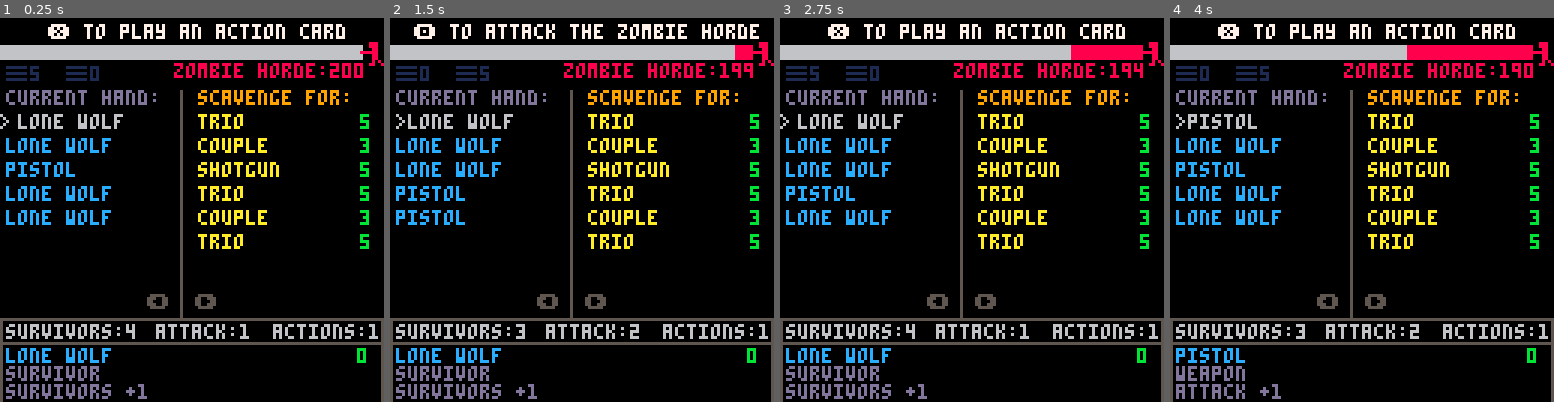
Above: before the commit, frames 1-4 (left to right).
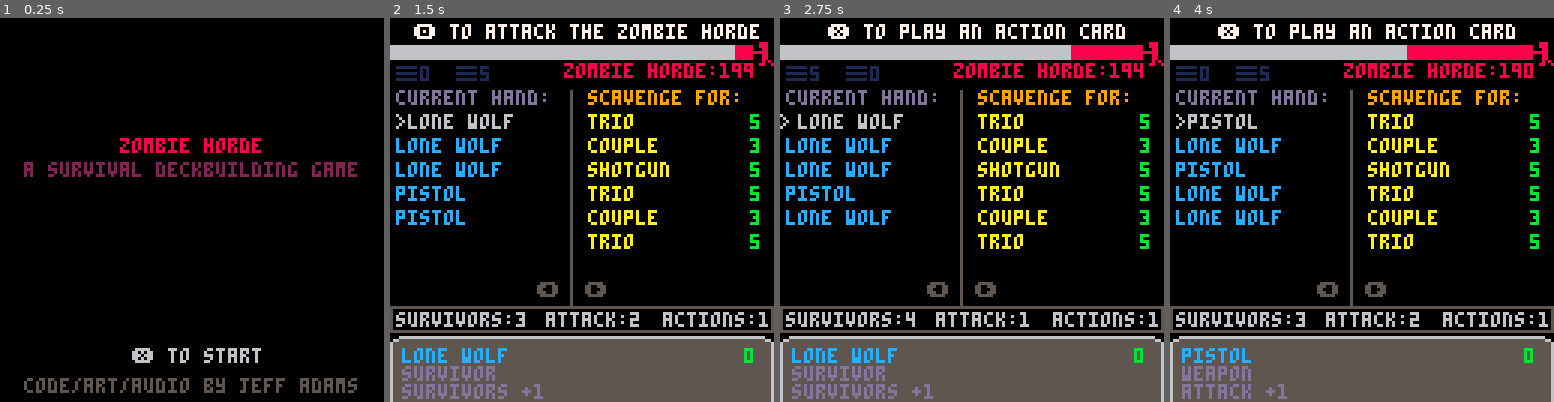
Above: after the commit, the same moments.

Repository: jeff-adams/pico8
Game: PICO-8 cartridge dev/zombie.p8
The game is run twice, just before and just after one commit, with the same random seed, the same clock (stepped at 60 frames per second) and the same inputs.
Inputs:
- Up to frame 1 (0.25 s): no input
- Up to frame 2 (1.5 s): tap X (X key) at 0.33, 1.07 s; tap O (Z key) at 0.7 s
- Up to frame 3 (2.75 s): hold Right 1.6-2.1 s; tap O (Z key) at 1.7, 2.1, 2.5 s; tap X (X key) at 1.85 s; hold Up 2.15-2.42 s; hold Right from 2.47 s (still down)
- Up to frame 4 (4 s): tap O (Z key) at 2.9, 3.3, 3.7 s; tap X (X key) at 2.97 s; release Right at 3.03 s; hold Left 3.08-3.58 s; hold Down 3.63-3.97 s

The runs differ from the first frame. In frame 1, 21% of the frame differs, in the area x 0-100%, y 1-100%; in frame 2, 20%; in frame 3, 20%; in frame 4, 20%.

Commit message:
Add menu to zombie

Diff:
--- a/dev/zombie.p8
+++ b/dev/zombie.p8
@@ -2,11 +2,11 @@
 version 29
 __lua__
 --zombie horde
---by atomicxistence
+--by jeff adams
 
 --todo
+--improve ui
 --balance scavenge
---work on action cards
 --menu
 --sfx/music
 --graphics
@@ -15,8 +15,8 @@
 	globals()
 	init_scavenge()
 	init_player()
-	update_state=update_game
-	draw_state=draw_game
+	update_state=update_menu
+	draw_state=draw_menu
 end
 
 function _update()
@@ -203,6 +203,10 @@
 function attack_horde()
 	horde-=atk
 end
+
+function printc(_text,_y,_c)
+	print(_text,(128-#_text/2*8)/2,_y,_c)
+end
 -->8
 --actions
 
@@ -245,10 +249,11 @@
 	for c in all(hand) do
 		add(discard,c)
 	end
+	hand={}
 	for c in all(actioned) do
 		add(discard,c)
 	end
-	hand={}
+	actioned={}
 end
 
 function discard_card()
@@ -269,12 +274,12 @@
 end
 
 function play_card(_card)
+	del(hand,hand[current.sel])
 	acts-=1
 	for _c in all(_card.actions) do
 		_c.action(_c.val)
 	end
 	add(actioned,_card)
-	del(hand,_card)
 end
 
 function scavenge_card(_card)
@@ -377,6 +382,13 @@
 		draw_state=game_over_draw
 	end
 end
+
+function update_menu()
+	if btnp(❎) then
+		update_state=update_game
+		draw_state=draw_game
+	end
+end
 -->8
 --draw
 
@@ -394,15 +406,21 @@
 end
 
 function draw_outlines()
-	line(60,24,60,100,5)
-	rect(0,108,127,128,5)
-	rect(0,100,127,108,5)
+	line(60,24,60,96,5)
+	rect(0,96,127,104,5)
+
+	line(8,106,120,106,6)
+	line(0,114,0,127,6)
+	line(127,114,127,127,6)
+	rectfill(1,107,126,127,5)
+	spr(16,0,106)
+	spr(17,120,106)
 end
 
 function draw_stats()
-	print("survivors:"..surv,2,102,6)
-	print("attack:"..atk,52,102,6)
-	print("actions:"..acts,91,102,6)
+	print("survivors:"..surv,2,98,6)
+	print("attack:"..atk,52,98,6)
+	print("actions:"..acts,91,98,6)
 end
 
 function draw_hand()
@@ -454,18 +472,18 @@
 	local _card=current.card
 	local _col1=current.cards==hand and 13 or 9
 	local _col2=current.cards==hand and 12 or 10
-	print(_card.title,2,110,_col2)
-	print(_card.ctype,2,116,_col1)
+	print(_card.title,4,110,_col2)
+	print(_card.ctype,4,116,_col1)
 	if _card.dmg != nil then
-		print("attack +".._card.dmg,2,122,_col1)
+		print("attack +".._card.dmg,4,122,_col1)
 	end
 	if _card.val != nil then
-		print("survivors +".._card.val,2,122,_col1)
+		print("survivors +".._card.val,4,122,_col1)
 	end
 	if _card.desc != nil then
-		print(_card.desc,2,122,_col1)
-	end
-	print(_card.cost,119,110,11)
+		print(_card.desc,4,122,_col1)
+	end
+	print(_card.cost,118,110,11)
 end
 
 function draw_message()
@@ -473,7 +491,7 @@
 		local _x=(128-(#message/2*8))/2
 		print(message,_x,2,7)
 	end
-	print("⬅️  ➡️",49,92,5)
+	print("⬅️  ➡️",49,88,5)
 end
 
 function game_over_draw()
@@ -502,6 +520,14 @@
 		end
 	end
 end
+
+function draw_menu()
+	cls()
+	printc("zombie horde",40,8)
+	printc("a survival deckbuilding game",48,2)
+	printc("❎ to start",110,6)
+	printc("code/art/audio by jeff adams",120,5)
+end
 __gfx__
 00000000000888000000000000000000000000000000000000000000000000000000000000000000000000000000000000000000000000000000000000000000
 00000000000888000000000000000000000000000000000000000000000000000000000000000000000000000000000000000000000000000000000000000000
@@ -511,3 +537,11 @@
 00700700000088000000000000000000000000000000000000000000000000000000000000000000000000000000000000000000000000000000000000000000
 00000000000080800000000000000000000000000000000000000000000000000000000000000000000000000000000000000000000000000000000000000000
 00000000000880080000000000000000000000000000000000000000000000000000000000000000000000000000000000000000000000000000000000000000
+00066666666660000000000000000000000000000000000000000000000000000000000000000000000000000000000000000000000000000000000000000000
+06655555555556600000000000000000000000000000000000000000000000000000000000000000000000000000000000000000000000000000000000000000
+65555555555555560000000000000000000000000000000000000000000000000000000000000000000000000000000000000000000000000000000000000000
+65555555555555560000000000000000000000000000000000000000000000000000000000000000000000000000000000000000000000000000000000000000
+65555555555555560000000000000000000000000000000000000000000000000000000000000000000000000000000000000000000000000000000000000000
+65555555555555560000000000000000000000000000000000000000000000000000000000000000000000000000000000000000000000000000000000000000
+65555555555555560000000000000000000000000000000000000000000000000000000000000000000000000000000000000000000000000000000000000000
+65555555555555560000000000000000000000000000000000000000000000000000000000000000000000000000000000000000000000000000000000000000
